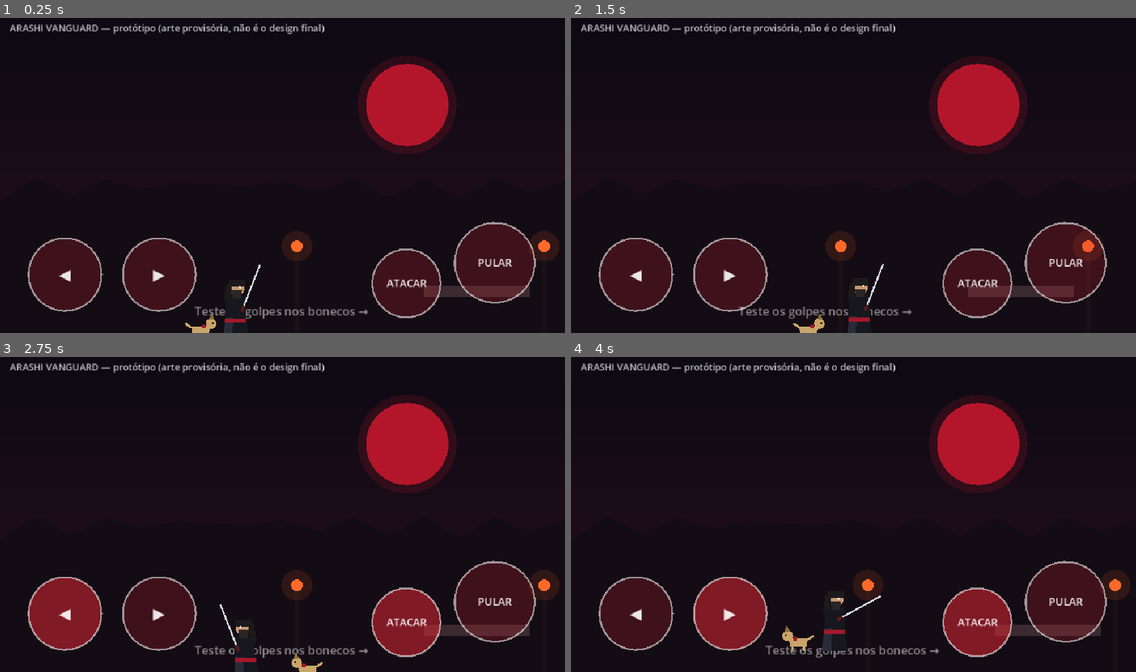
Above: before the commit, frames 1-4 (two rows, left to right).
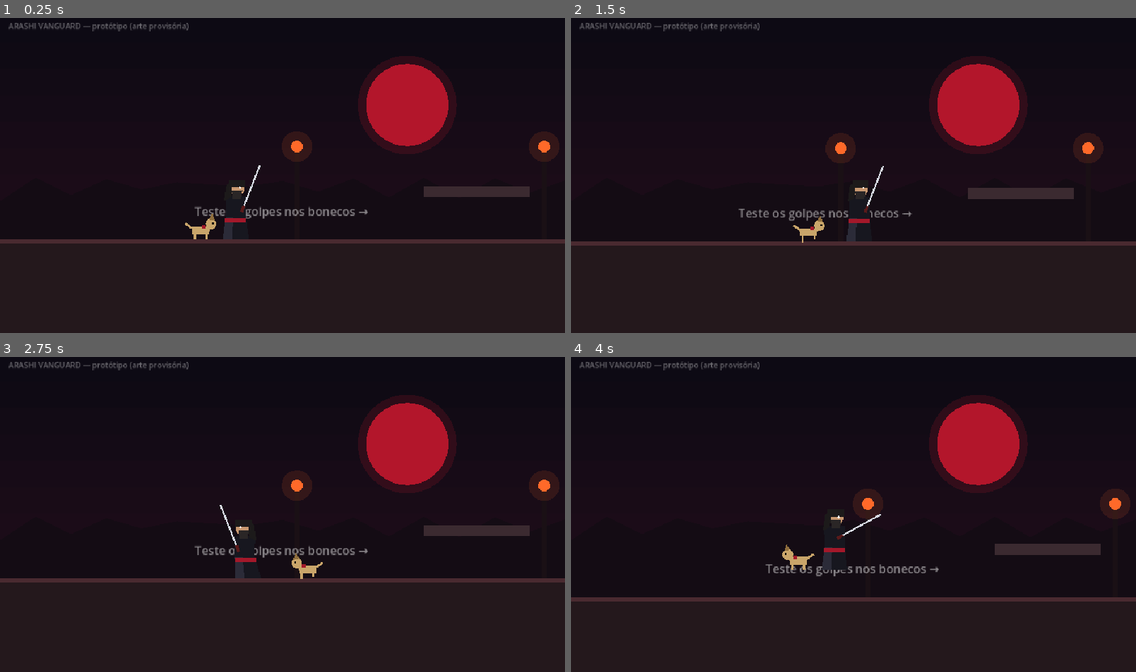
Above: after the commit, the same moments.

Repository: andrervarella/ARASHI-VANGUARD-GAME
Game: Godot game, scene res://main.tscn
Same seed, same stepped clock (60 frames per second), same inputs: the game is played once before the commit and once after it.
Inputs (mouse positions are in pixels of both pictures, inside the frame that each line leads up to):
- Up to frame 1 (0.25 s): no input
- Up to frame 2 (1.5 s): move the mouse to (977, 159) at 0.52 s; hold D 0.53-1.25 s; hold J 0.53-1.25 s; click (977, 159) at 0.67 s; tap Space at 0.77 s; drag from (740, 191) to (825, 238) at 1.27 s
- Up to frame 3 (2.75 s): move the mouse to (339, 445) at 2.02 s; hold A from 2.03 s (still down); hold J from 2.03 s (still down)
- Up to frame 4 (4 s): release A at 2.75 s; release J at 2.75 s; drag from (825, 577) to (684, 467) at 2.77 s; move the mouse to (1023, 561) at 3.52 s; hold D from 3.53 s (still down); hold J from 3.53 s (still down); tap Space at 3.77 s

The runs differ from the first frame. In frame 1, 15% of the frame differs, in the area x 0-100%, y 1-100%; in frame 2, 14%; in frame 3, 15%; in frame 4, 15%, in the area x 0-100%, y 1-96%.

Commit message:
godot: botões nos cantos com arte, câmera mais alta, chão sem corte
Co-Authored-By: Claude Sonnet 5.5 <noreply@anthropic.com>
Claude-Session: https://claude.ai/code/session_01PG81ypeMybtn5fhKRySxbn

Diff:
--- a/godot/hud.gd
+++ b/godot/hud.gd
@@ -11,18 +11,29 @@
 var attack_pressed := false
 
 var _fingers := {}   # index -> nome do botão
-const BTN := {
-	"left":   {"pos": Vector2(110, 440), "r": 62.0, "label": "◀"},
-	"right":  {"pos": Vector2(270, 440), "r": 62.0, "label": "▶"},
-	"attack": {"pos": Vector2(690, 455), "r": 58.0, "label": "ATACAR"},
-	"jump":   {"pos": Vector2(840, 420), "r": 68.0, "label": "PULAR"},
-}
+var BTN := {}        # recalculado a cada quadro conforme o tamanho da tela
+const MARGIN := 22.0
+
+func _layout() -> void:
+	var w := size.x
+	var h := size.y
+	var rs := 40.0   # setas
+	var ra := 44.0   # atacar
+	var rj := 50.0   # pular
+	BTN = {
+		"left":   {"pos": Vector2(MARGIN + rs, h - MARGIN - rs), "r": rs},
+		"right":  {"pos": Vector2(MARGIN + rs * 3.0 + 16.0, h - MARGIN - rs), "r": rs},
+		"attack": {"pos": Vector2(w - MARGIN - rj * 2.0 - 18.0 - ra, h - MARGIN - ra), "r": ra},
+		"jump":   {"pos": Vector2(w - MARGIN - rj, h - MARGIN - rj - 26.0), "r": rj},
+	}
 
 func _ready() -> void:
 	set_anchors_preset(Control.PRESET_FULL_RECT)
 	mouse_filter = Control.MOUSE_FILTER_IGNORE
+	_layout()
 
 func _button_at(p: Vector2) -> String:
+	_layout()
 	var best := ""
 	var best_d := 1e9
 	for k in BTN:
@@ -44,6 +55,7 @@
 		_fingers[event.index] = _button_at(event.position)
 
 func _process(_dt: float) -> void:
+	_layout()
 	var l := false
 	var r := false
 	var j := false
@@ -82,11 +94,32 @@
 			"jump": on = jump_down
 			"attack": on = attack_down
 		var c: Vector2 = BTN[k]["pos"]
-		var rad: float = BTN[k]["r"]
-		draw_circle(c, rad, Color(0.85, 0.15, 0.2, 0.55 if on else 0.22))
-		draw_arc(c, rad, 0, TAU, 40, Color(1, 1, 1, 0.55), 3.0)
-		var t: String = BTN[k]["label"]
-		var fs := 26 if t.length() == 1 else 18
-		var sz := font.get_string_size(t, HORIZONTAL_ALIGNMENT_CENTER, -1, fs)
-		draw_string(font, c + Vector2(-sz.x / 2.0, fs * 0.35), t, HORIZONTAL_ALIGNMENT_LEFT, -1, fs, Color(1, 1, 1, 0.9))
-	draw_string(font, Vector2(16, 26), "ARASHI VANGUARD — protótipo (arte provisória, não é o design final)", HORIZONTAL_ALIGNMENT_LEFT, -1, 16, Color(1, 1, 1, 0.75))
+		var rad: float = BTN[k]["r"] * (0.94 if on else 1.0)
+		draw_circle(c + Vector2(0, 3), rad + 2.0, Color(0, 0, 0, 0.25))
+		draw_circle(c, rad, Color(0.07, 0.05, 0.09, 0.62 if on else 0.42))
+		draw_arc(c, rad - 1.5, 0, TAU, 48, Color(0.64, 0.09, 0.16, 0.95 if on else 0.62), 3.5)
+		draw_arc(c, rad - 7.0, 0, TAU, 48, Color(0.85, 0.7, 0.4, 0.55 if on else 0.28), 1.5)
+		if on:
+			draw_circle(c, rad - 8.0, Color(0.64, 0.09, 0.16, 0.30))
+		_icon(k, c, rad, on)
+	draw_string(font, Vector2(14, 22), "ARASHI VANGUARD — protótipo (arte provisória)", HORIZONTAL_ALIGNMENT_LEFT, -1, 13, Color(1, 1, 1, 0.38))
+
+func _icon(k: String, c: Vector2, rad: float, on: bool) -> void:
+	var col := Color(0.96, 0.92, 0.86, 0.95 if on else 0.7)
+	var u := rad * 0.36
+	match k:
+		"left":
+			draw_colored_polygon(PackedVector2Array([c + Vector2(-u, 0), c + Vector2(u * 0.8, -u), c + Vector2(u * 0.8, u)]), col)
+		"right":
+			draw_colored_polygon(PackedVector2Array([c + Vector2(u, 0), c + Vector2(-u * 0.8, -u), c + Vector2(-u * 0.8, u)]), col)
+		"jump":
+			for i in range(2):
+				var y := c.y + u * 0.5 - float(i) * u * 0.9
+				draw_polyline(PackedVector2Array([Vector2(c.x - u, y + u * 0.2), Vector2(c.x, y - u * 0.6), Vector2(c.x + u, y + u * 0.2)]), col, 4.0)
+		"attack":
+			var tip := c + Vector2(u * 1.2, -u * 1.2)
+			var guard := c + Vector2(-u * 0.35, u * 0.35)
+			draw_line(guard, tip, col, 3.5)
+			var perp := Vector2(0.7, 0.7) * u * 0.55
+			draw_line(guard - perp, guard + perp, Color(0.85, 0.7, 0.4, 0.9 if on else 0.65), 3.0)
+			draw_line(guard, c + Vector2(-u * 1.1, u * 1.1), Color(0.64, 0.09, 0.16, 0.95), 5.0)
--- a/godot/main.gd
+++ b/godot/main.gd
@@ -34,7 +34,7 @@
 	bg_layer.add_child(bg)
 
 	# chão e plataformas
-	_solid(Rect2(-200, GROUND_Y, LEVEL_W + 400, 200), Color("24181c"))
+	_solid(Rect2(-200, GROUND_Y, LEVEL_W + 400, 600), Color("24181c"))
 	_solid(Rect2(-200, GROUND_Y, LEVEL_W + 400, 8), Color("4a2a30"))
 	var plats := [
 		Rect2(520, 380, 180, 18), Rect2(820, 310, 180, 18), Rect2(1150, 380, 220, 18),
@@ -86,6 +86,6 @@
 	cam.position_smoothing_speed = 7.0
 	cam.limit_left = -200
 	cam.limit_right = int(LEVEL_W + 200)
-	cam.limit_bottom = int(GROUND_Y + 70)
-	cam.offset = Vector2(0, -80)
+	cam.limit_bottom = int(GROUND_Y + 400)
+	cam.offset = Vector2(0, -110)
 	player.add_child(cam)
